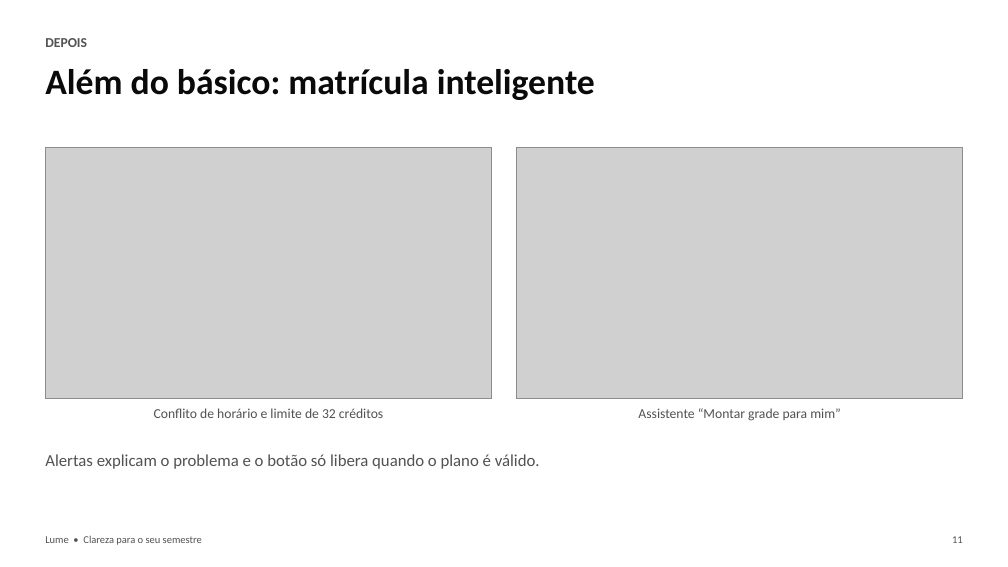
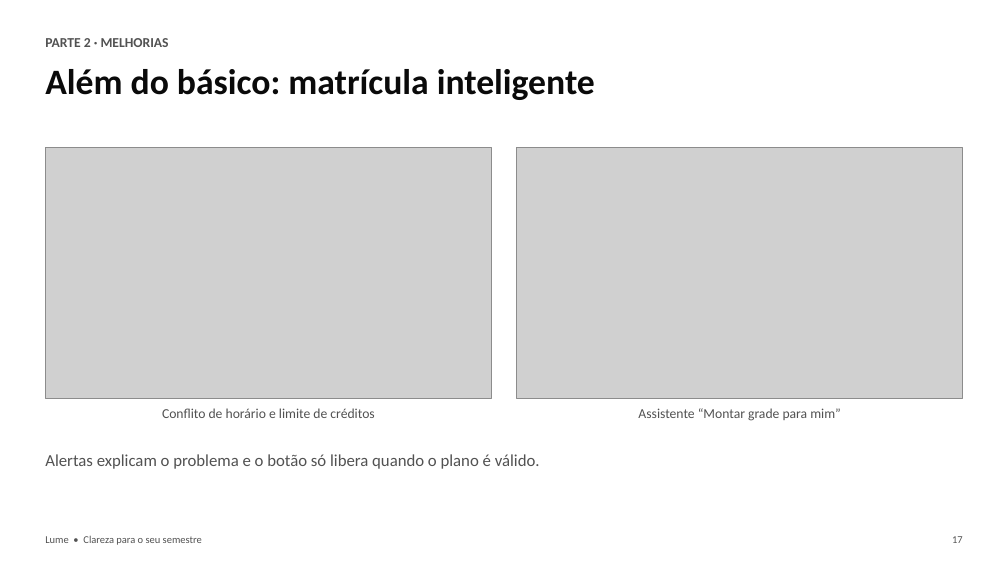
Before and after one commit to Tavimmm21/educonnect, a slide deck: slide 17 of entrega/Lume-Apresentacao-do-projeto.pptx (slide 11 before the commit). Drawn at 1008x567 pixels with LibreOffice and Linux fonts; fonts in the diff are those of the drawing; grey boxes stand for pictures. Boxes give left, top, right and bottom in pixels: in the first picture for what was removed or moved away, otherwise in the second. Text is boxed around its words. In the diff, an @@ line names an element or a change of style, - is before the commit and + after.

```diff
--- a/entrega/Lume-Apresentacao-do-projeto.pptx
+++ b/entrega/Lume-Apresentacao-do-projeto.pptx
@@ text at (45,38,169,47): text changed @@
-DEPOIS
+PARTE 2 · MELHORIAS
@@ text at (162,408,374,418): text changed @@
-Conflito de horário e limite de 32 créditos
+Conflito de horário e limite de créditos
@@ text at (952,536,963,543): text changed @@
-11
+17
```
Also in this commit, not shown: 8 other slides changed, 13 slides added, 6 slides removed, 8 other files.
